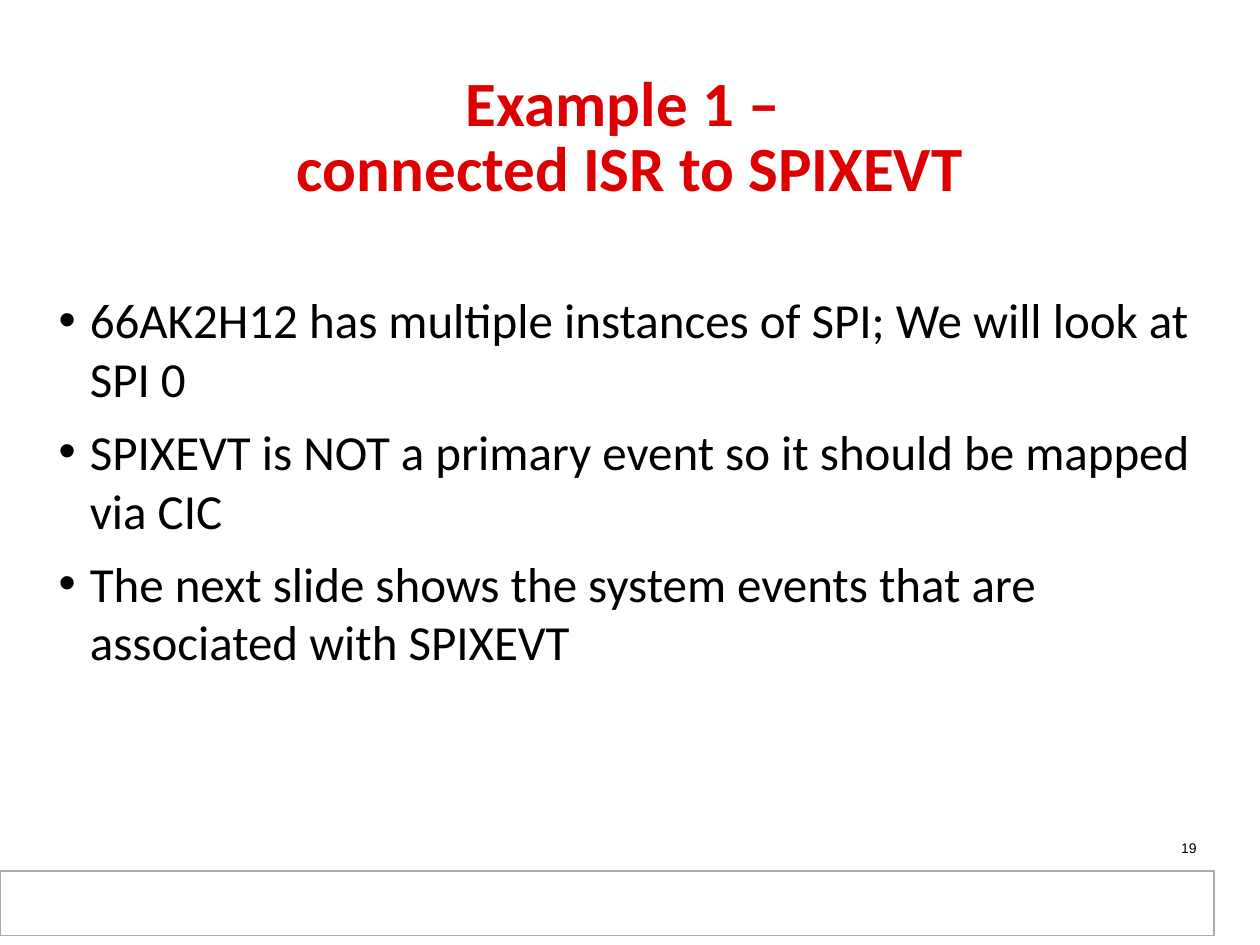
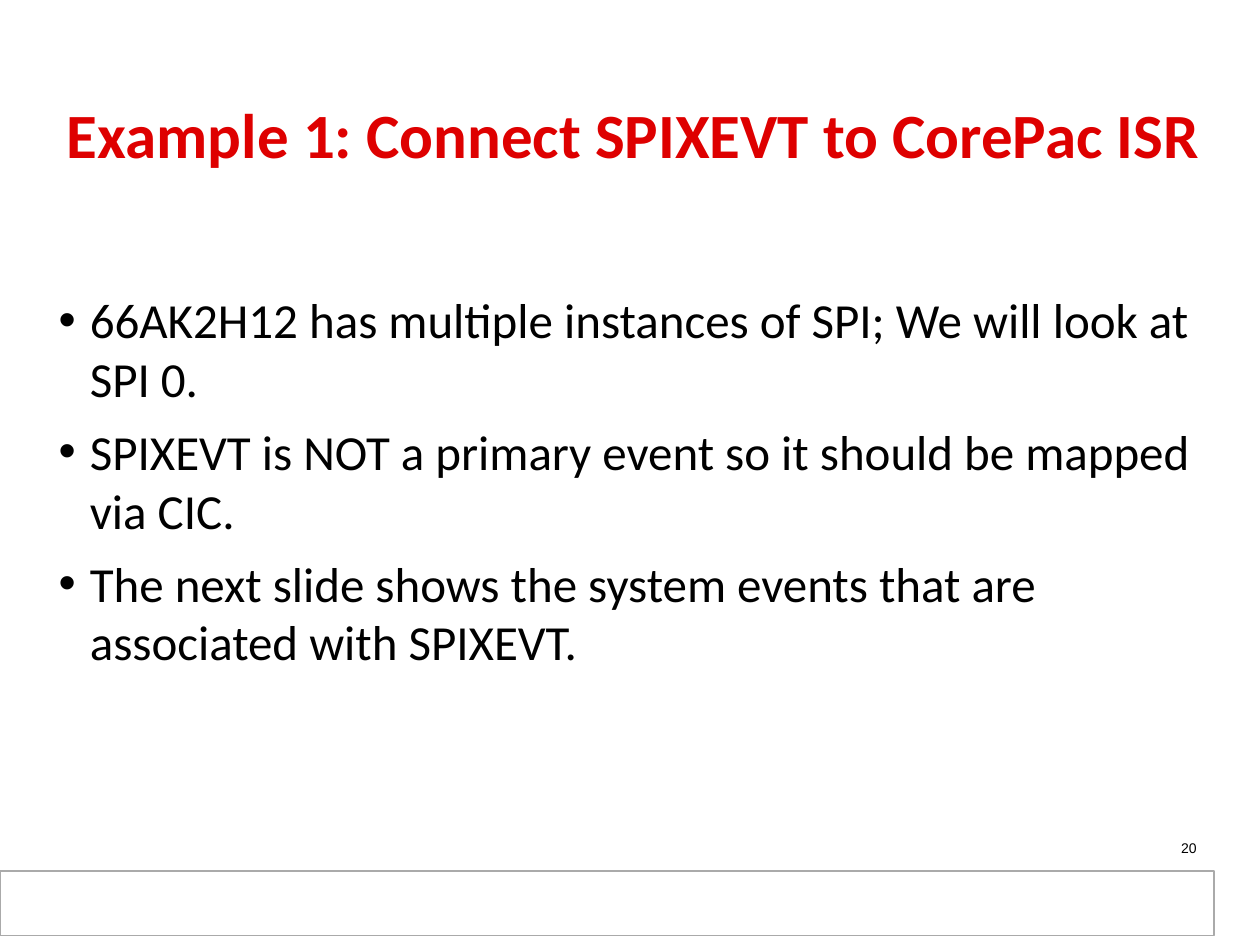
Before and after one commit to hari1989/keystone-workshop, a slide deck: slide 20 of slides/KeyStone_Interrupts.pptx (slide 19 before the commit). Drawn at 1260x945 pixels with LibreOffice and Linux fonts; fonts in the diff are those of the drawing; background and template pictures are left out. Boxes give left, top, right and bottom in pixels: in the first picture for what was removed or moved away, otherwise in the second. Text is boxed around its words. In the diff, an @@ line names an element or a change of style, - is before the commit and + after.

```diff
--- a/slides/KeyStone_Interrupts.pptx
+++ b/slides/KeyStone_Interrupts.pptx
@@ title at (67,113,1199,168): text changed @@
-Example 1 –
-connected ISR to SPIXEVT
+Example 1: Connect SPIXEVT to CorePac ISR
@@ text at (90,304,1189,661): text changed @@
-• 66AK2H12 has multiple instances of SPI; We will look at SPI 0
-• SPIXEVT is NOT a primary event so it should be mapped via CIC
-• The next slide shows the system events that are associated with SPIXEVT
+• 66AK2H12 has multiple instances of SPI; We will look at SPI 0.
+• SPIXEVT is NOT a primary event so it should be mapped via CIC.
+• The next slide shows the system events that are associated with SPIXEVT.
@@ page number at (1181,843,1197,853): text changed @@
-19
+20
```
Also in this commit, not shown: 29 other slides changed, 7 slides added, 6 slides removed.
